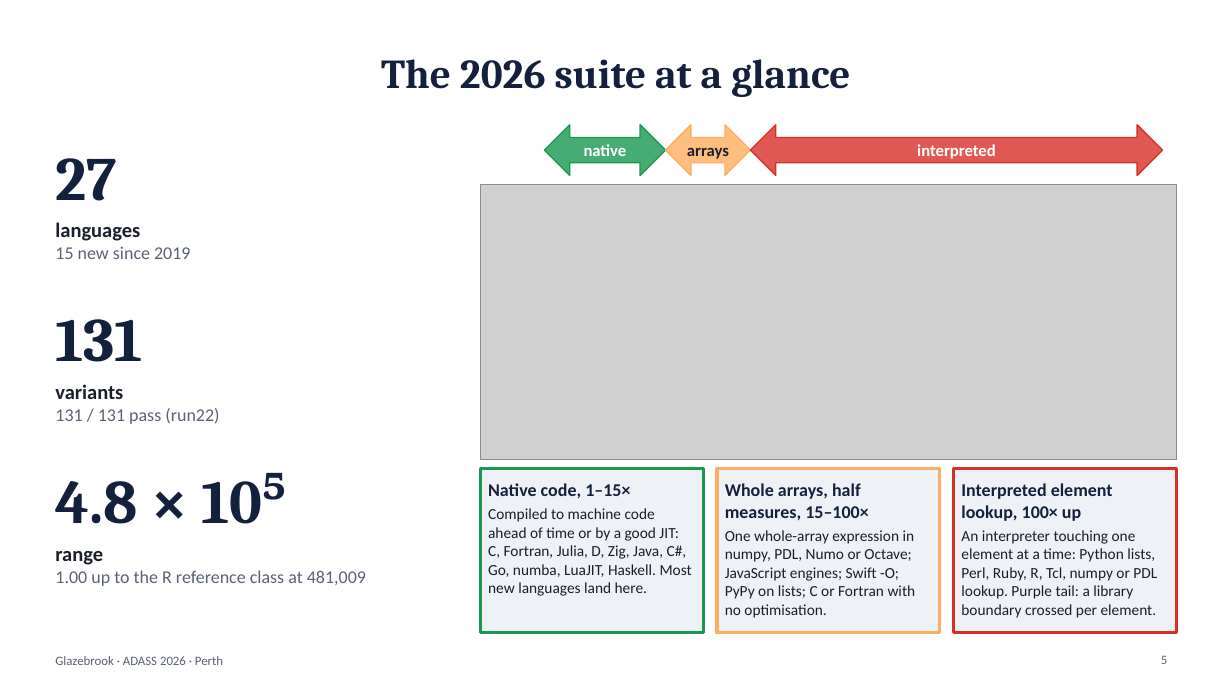
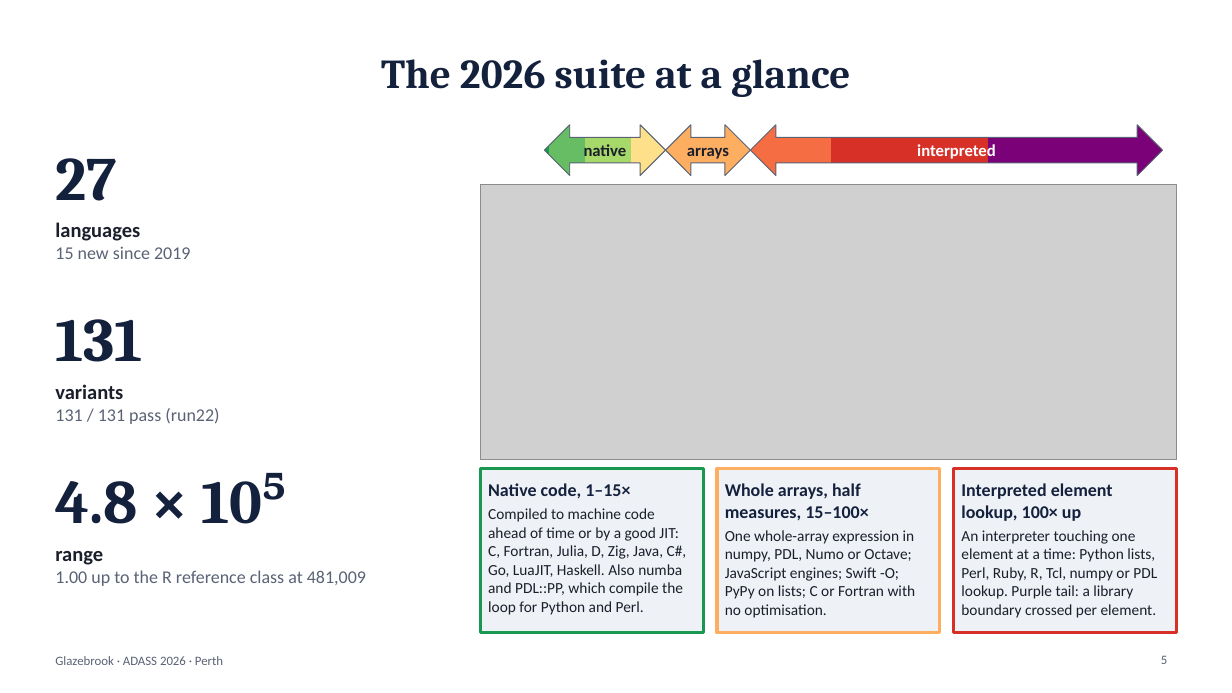
Before and after one commit to karlglazebrook/ADASS2026, a slide deck: slide 5 of talk/ADASS2026-talk.pptx. Drawn at 1232x693 pixels with LibreOffice and Linux fonts; fonts in the diff are those of the drawing; grey boxes stand for pictures. Boxes give left, top, right and bottom in pixels: in the first picture for what was removed or moved away, otherwise in the second. Text is boxed around its words. In the diff, an @@ line names an element or a change of style, - is before the commit and + after.

Commit message:
Talk: tier-banded arrows and bars, PDL::PP in the native box, ≠ meme
- Slide 5 arrows are filled with hard-edged tier bands matching the
  histogram (gradient patched into the slide XML); the native box names
  numba and PDL::PP.
- Language-range bars are coloured by tier along their length, twice as
  thick; the edge strips are gone.
- Meme top line reads FAST + FAST ≠ FASTER.

```diff
--- a/talk/ADASS2026-talk.pptx
+++ b/talk/ADASS2026-talk.pptx
@@ left right arrow "native" at [544,125,665,176]: text colour #FFFFFF to #1B1F2B; fill #1A9850 at 80% opacity to gradient #1A9850 to #66BD63 to #A6D96A to #FEE08B; outline #1A9850 1 pt to #5A6275 0.75 pt @@
@@ left right arrow "arrays" at [665,125,750,176]: fill #FDAE61 at 80% opacity to #FDAE61; outline #FDAE61 1 pt to #5A6275 0.75 pt @@
@@ left right arrow "interpreted" at [750,125,1163,176]: fill #D73027 at 80% opacity to gradient #F46D43 to #D73027 to #7A0177; outline #D73027 1 pt to #5A6275 0.75 pt @@
@@ text in rectangle at [488,508,687,615]: text changed @@
-Compiled to machine code ahead of time or by a good JIT: C, Fortran, Julia, D, Zig, Java, C#, Go, numba, LuaJIT, Haskell. Most new languages land here.
+Compiled to machine code ahead of time or by a good JIT: C, Fortran, Julia, D, Zig, Java, C#, Go, LuaJIT, Haskell. Also numba and PDL::PP, which compile the loop for Python and Perl.
```
Also in this commit, not shown: 1 other slide changed, 4 other files.
